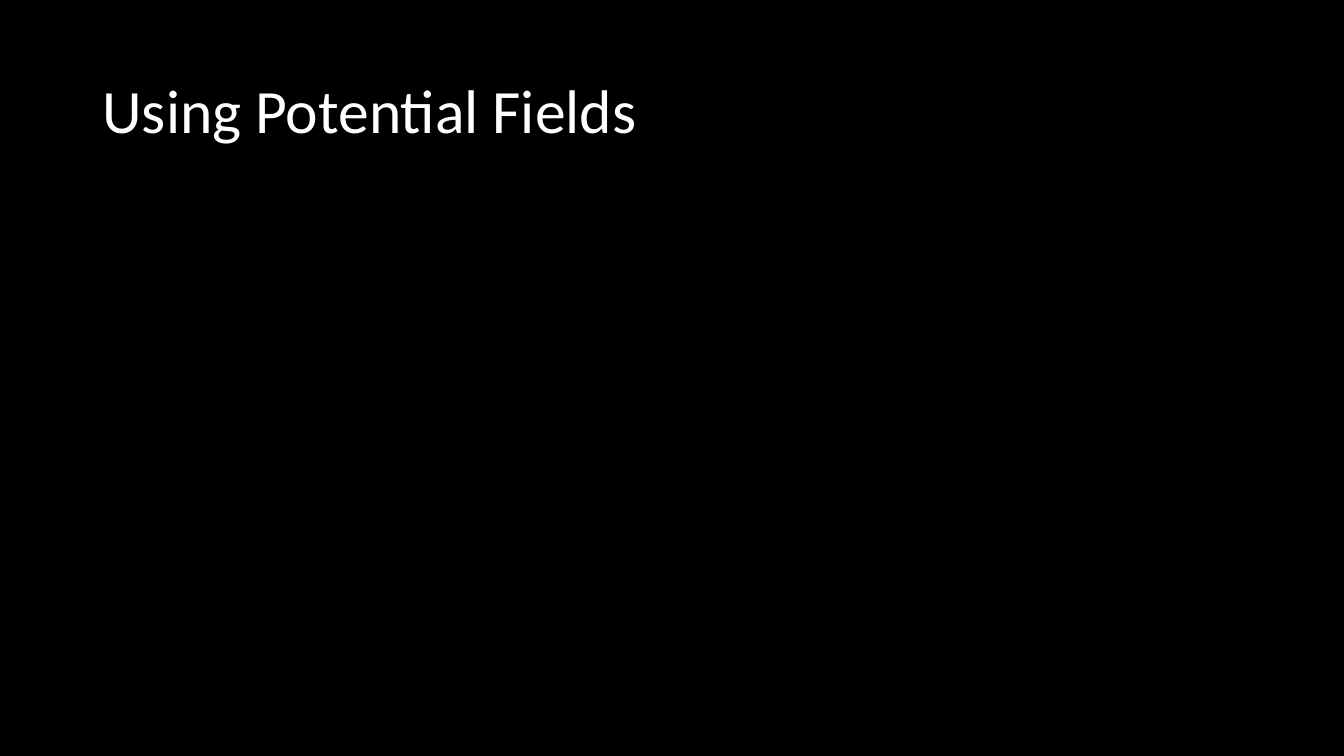
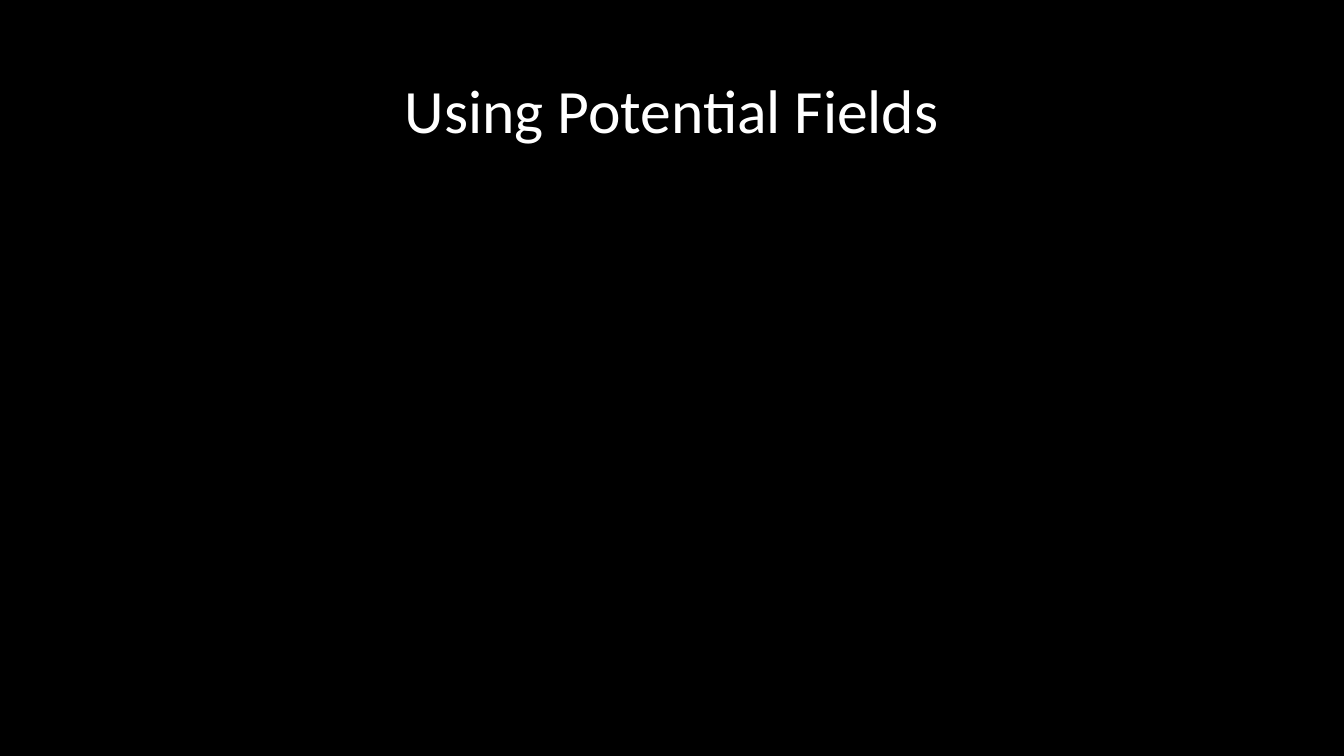
Before and after one commit to rndmized/AI-in-gaming-research, a slide deck: slide 7 of Presentation/AI in Video Games.pptx. Drawn at 1344x756 pixels with LibreOffice and Linux fonts; fonts in the diff are those of the drawing. Boxes give left, top, right and bottom in pixels: in the first picture for what was removed or moved away, otherwise in the second. Text is boxed around its words. In the diff, an @@ line names an element or a change of style, - is before the commit and + after.

```diff
--- a/Presentation/AI in Video Games.pptx
+++ b/Presentation/AI in Video Games.pptx
@@ title "Using Potential Fields" at (x1=405, y1=90, x2=939, y2=144): alignment left to centre @@
```
Also in this commit, not shown: 8 other slides changed, 1 slide added, 1 slide removed, 6 other files.
